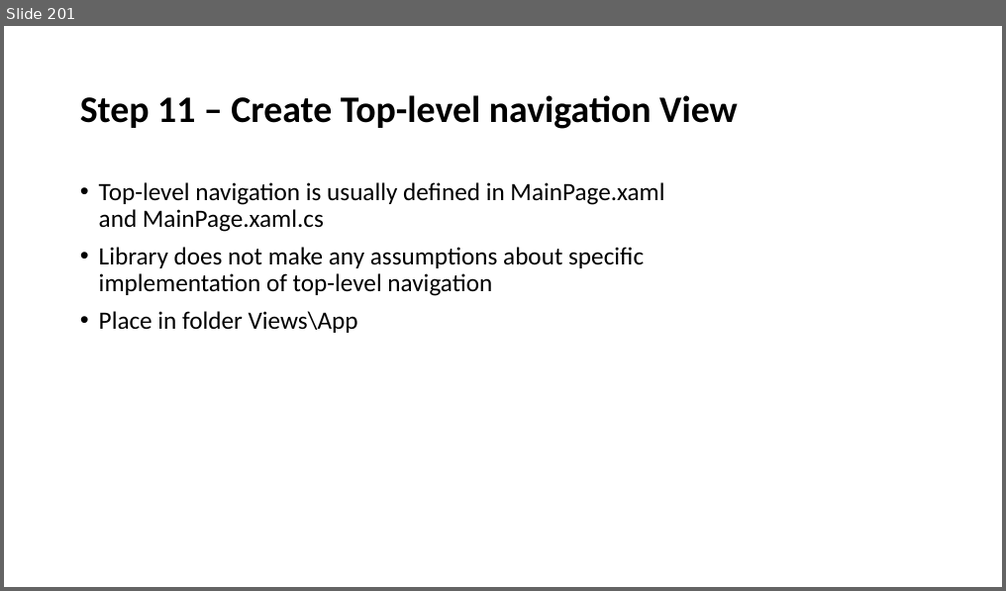
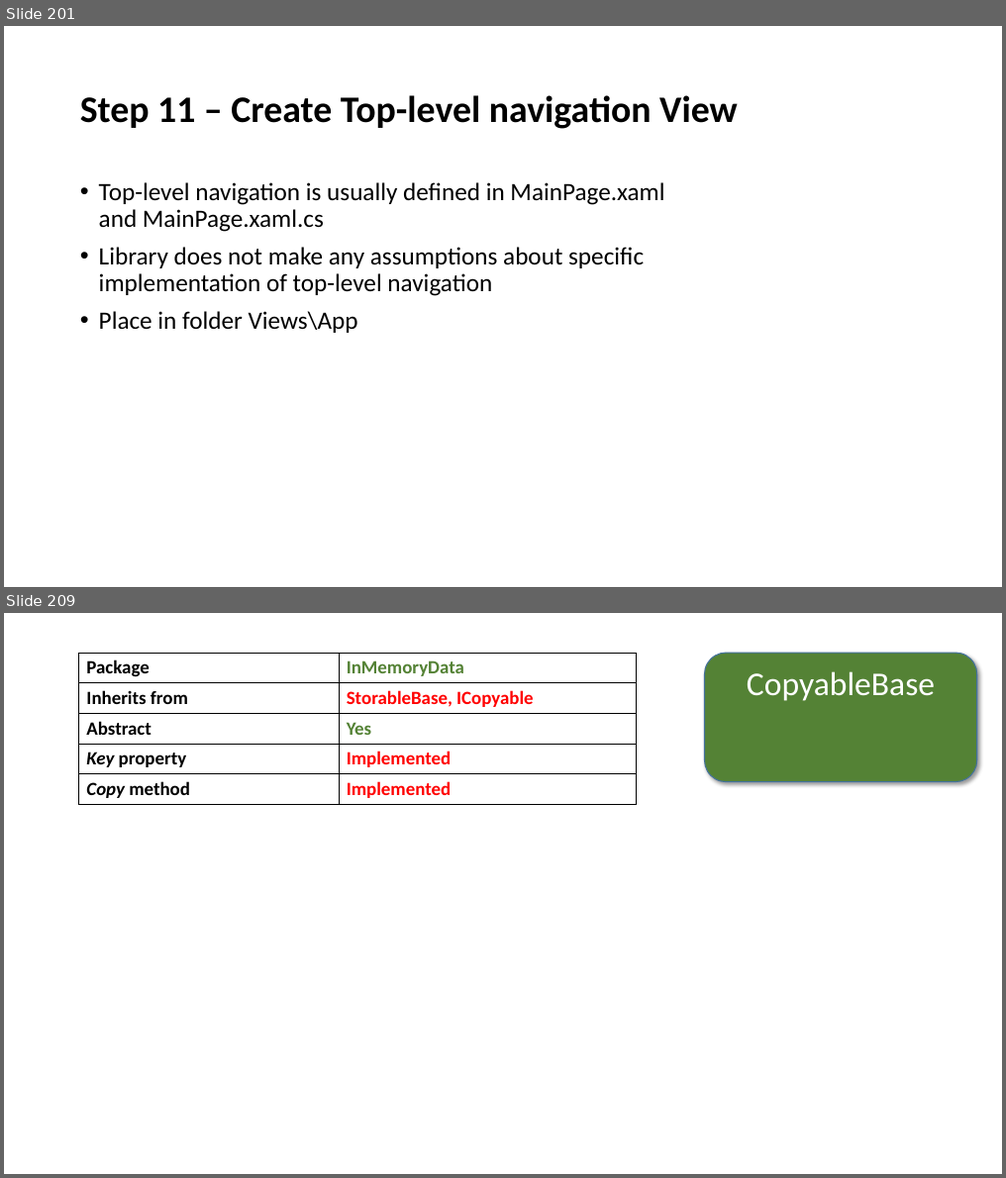
Before and after one commit to perl-easj/Teaching-materials, a slide deck: MVVMStarterDocumentation/MVVMStarter Class Library.pptx. Shown one above the other, each under a label of ours: slide 201 before the commit, slides 201 and 209 after it; the slides between them are not shown. The pictures are 1006x591 and 1006x1178 pixels, drawn with LibreOffice and Linux fonts; fonts in the diff are those of the drawing. Boxes give left, top, right and bottom in pixels: in the first picture for what was removed or moved away, otherwise in the second. Text is boxed around its words. In the diff, an @@ line names an element or a change of style, - is before the commit and + after.

```diff
--- a/MVVMStarterDocumentation/MVVMStarter Class Library.pptx
+++ b/MVVMStarterDocumentation/MVVMStarter Class Library.pptx
@@ slide 209 added at box(4, 613, 1002, 1174), background #FFFFFF @@
@@ table added at box(79, 653, 636, 805), 5 rows, 2 columns @@
+Package | InMemoryData
+Inherits from | StorableBase, ICopyable
+Abstract | Yes
+Key property | Implemented
+Copy method | Implemented
@@ rounded rectangle added at box(705, 653, 977, 782), fill #548235, outline #43739E 1 pt, 32 pt, text #FFFFFF @@
+CopyableBase
```
Also in this commit, not shown: 1 slide changed, 23 other slides added, 1 other file.
